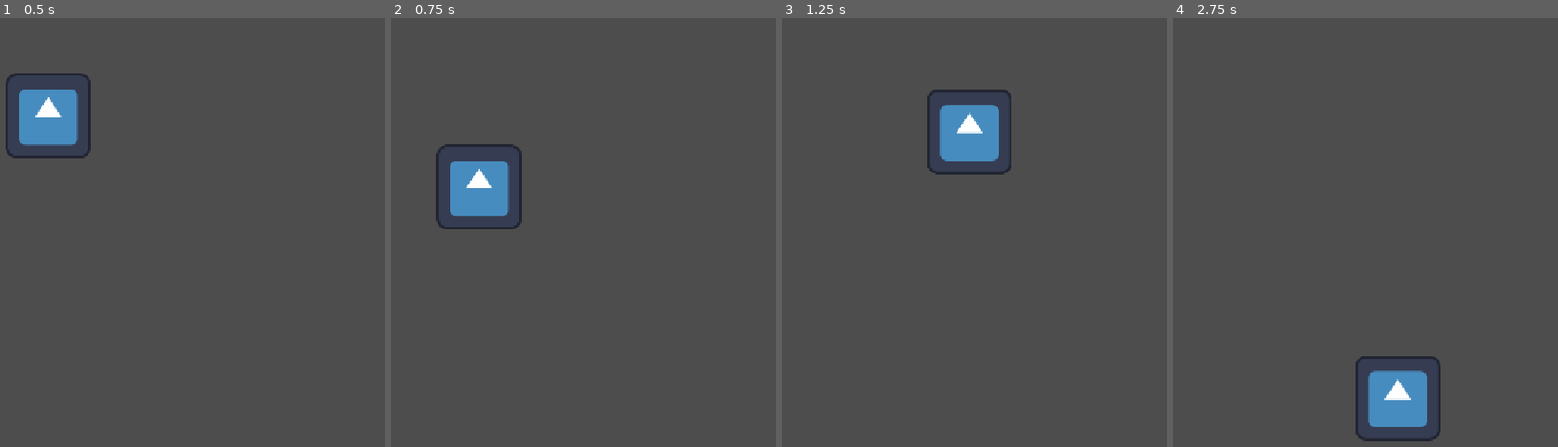
Above: before the commit, frames 1-4 (left to right).
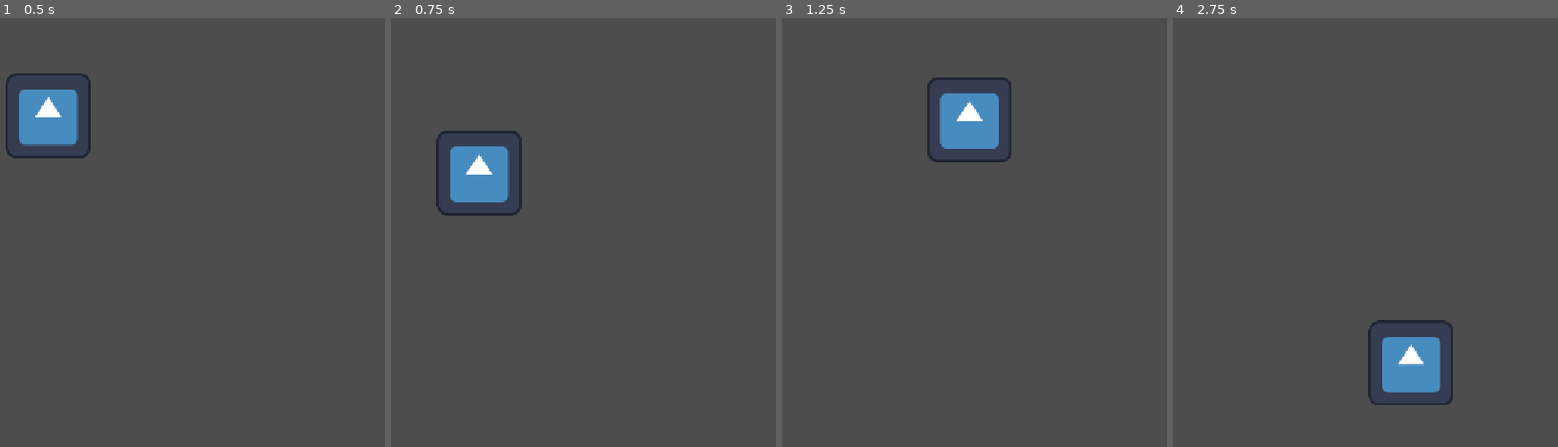
Above: after the commit, the same moments.

Repository: Mareruma/Bounce-Back
Game: Godot game, scene res://Scenes/game.tscn
The game is run twice, just before and just after one commit, with the same random seed, the same clock (stepped at 60 frames per second) and the same inputs. The engine's default icon, where the game draws it, is replaced by a stand-in: a white triangle on a blue panel in a dark square.
Inputs:
- Up to frame 1 (0.5 s): no input
- Up to frame 2 (0.75 s): tap Enter (ui_accept) at 0.5, 0.6 s; hold Right (ui_right) from 0.53 s (still down)
- Up to frame 3 (1.25 s): keep holding Right (ui_right); tap Enter (ui_accept) at 0.77, 1.07 s
- Up to frame 4 (2.75 s): tap Enter (ui_accept) at 1.35, 1.52, 1.82, 2.1 s; release Right (ui_right) at 2.03 s; hold Left (ui_left) from 2.03 s (still down)

Frame 1 is identical in both runs. In frame 2, 1.9% of the frame differs, in the area x 11-34%, y 26-50%; in frame 3, 1.8%; in frame 4, 3.8%, in the area x 47-73%, y 70-99%.

Commit message:
bounce with velocity

Diff:
--- a/Scripts/player.gd
+++ b/Scripts/player.gd
@@ -3,24 +3,26 @@
 const SPEED = 300.0
 const JUMP_VELOCITY = -400.0
 
-var lecienu_sk=1.0;
-var lec=false;
+var velocity_before_collision:Vector2;
+var jump_count=1.0;
+var is_jumping=false;
 
 func _physics_process(delta: float) -> void:
 	if not is_on_floor():
 		velocity += get_gravity() * delta
+		velocity_before_collision=velocity;
 
 
-	if is_on_floor() and lec:
-		if(lecienu_sk<5):
-			velocity.y = JUMP_VELOCITY*(1.0/pow(1.5,lecienu_sk));
+	if is_on_floor() and velocity_before_collision.y>50:
+		velocity.y = -velocity_before_collision.y/pow(1.5,jump_count);
+		print(velocity_before_collision)
 
 		#print(velocity.y)
-		lecienu_sk+=1;
+		#jump_count+=1;
 
 	if Input.is_action_just_pressed("ui_accept") and is_on_floor():
-		lec=true;
-		lecienu_sk=1;
+		#is_jumping=true;
+		#jump_count=1;
 		velocity.y = JUMP_VELOCITY
 
 	var direction := Input.get_axis("ui_left", "ui_right")
